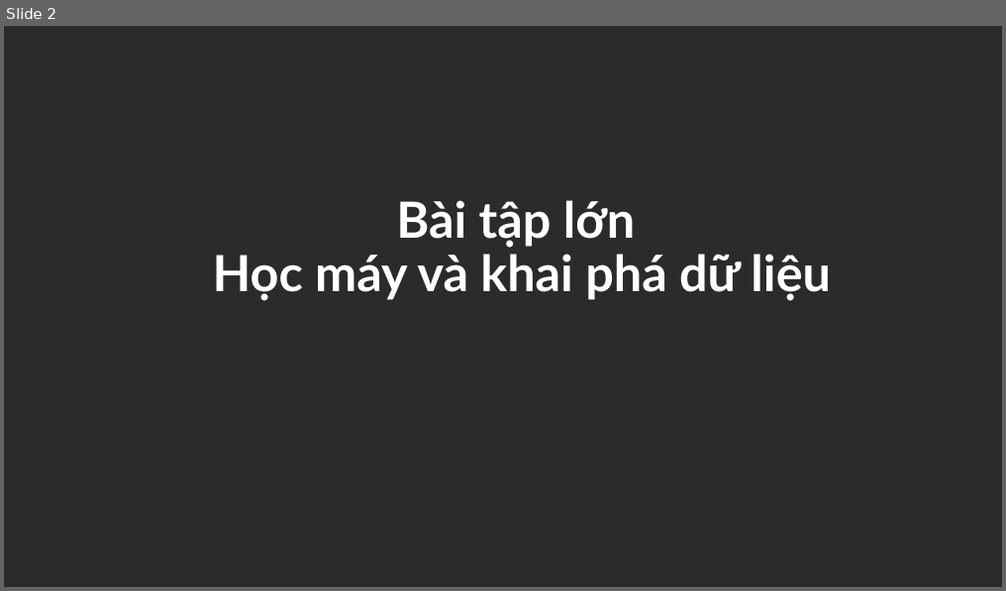
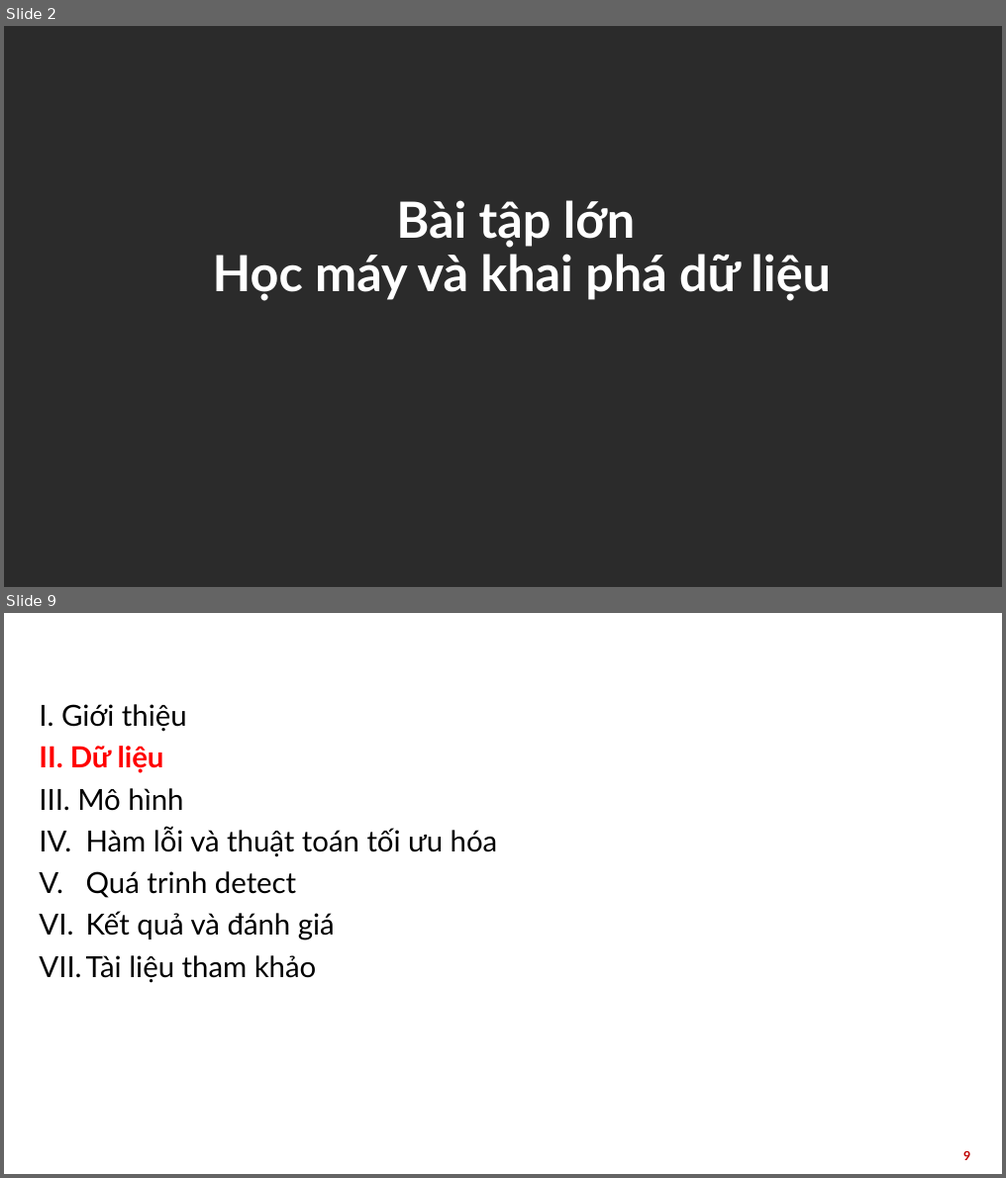
Before and after one commit to congdc00/object_detection, a slide deck: document/Thuyết trình.pptx. Shown one above the other, each under a label of ours: slide 2 before the commit, slides 2 and 9 after it; the slides between them are not shown. The pictures are 1006x591 and 1006x1178 pixels, drawn with LibreOffice and Linux fonts; fonts in the diff are those of the drawing; background and template pictures are left out; a plain dark background stands for a picture behind light text. Boxes give left, top, right and bottom in pixels: in the first picture for what was removed or moved away, otherwise in the second. Text is boxed around its words. In the diff, an @@ line names an element or a change of style, - is before the commit and + after.

```diff
--- a/document/Thuyết trình.pptx
+++ b/document/Thuyết trình.pptx
@@ slide 9 added at <box>4,613,1002,1174</box>, background picture (left out) @@
@@ title added at <box>32,622,974,658</box>, 28 pt, text #FFFFFF, bold @@
+Mục lục
@@ text added at <box>39,704,498,982</box>, 28 pt, text #000000 @@
+I. Giới thiệu
+II. Dữ liệu
+III. Mô hình
+IV. Hàm lỗi và thuật toán tối ưu hóa
+V. Quá trinh detect
+VI. Kết quả và đánh giá
+VII. Tài liệu tham khảo
@@ page number added at <box>963,1152,970,1160</box>, 12 pt, text #C00000, bold @@
+9
```
Also in this commit, not shown: 3 slides changed, 27 other slides added, 5 slides removed, 27 other files.
